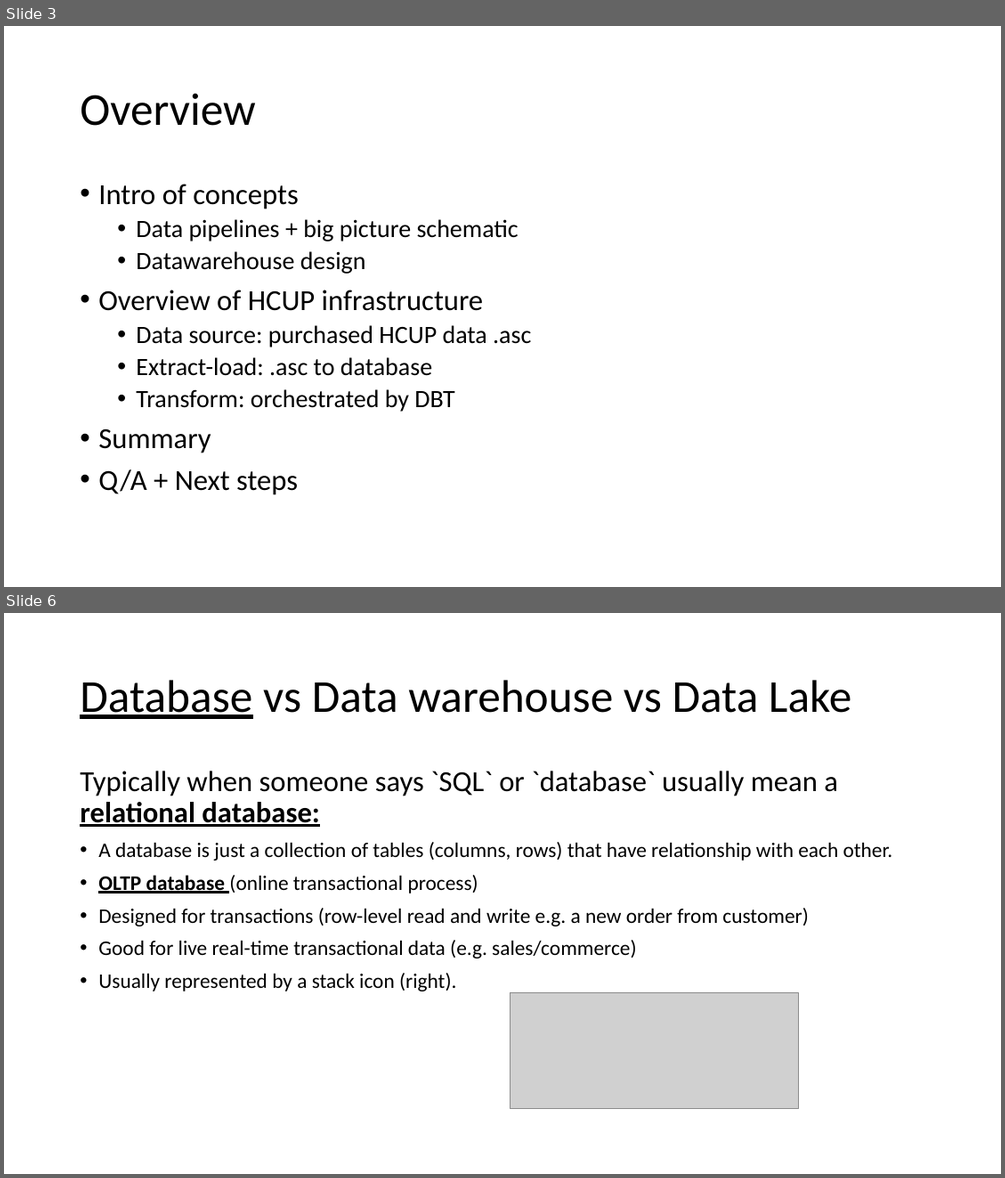
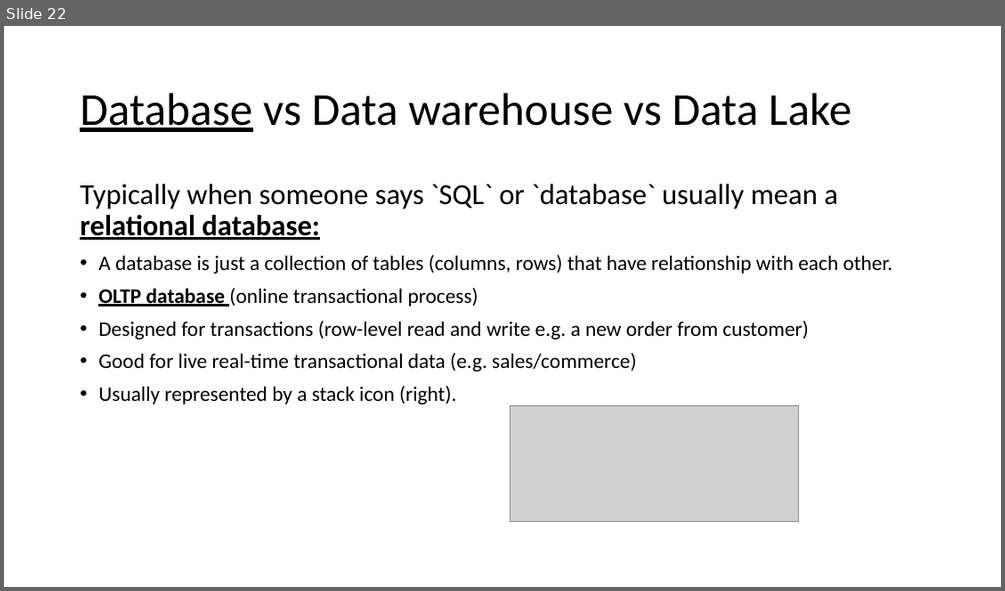
Before and after one commit to federman/hcup-extraction-loading, a slide deck: documents/presentations/2023-04-12 Weekly forum RL.pptx. Shown one above the other, each under a label of ours: slides 3 and 6 before the commit, slide 22 after it; the slides between them are not shown. The pictures are 1005x1178 and 1005x591 pixels, drawn with LibreOffice and Linux fonts; fonts in the diff are those of the drawing; grey boxes stand for pictures. Boxes give left, top, right and bottom in pixels: in the first picture for what was removed or moved away, otherwise in the second. Text is boxed around its words. In the diff, an @@ line names an element or a change of style, - is before the commit and + after.

```diff
--- a/documents/presentations/2023-04-12 Weekly forum RL.pptx
+++ b/documents/presentations/2023-04-12 Weekly forum RL.pptx
@@ slide 3 removed at <box>4,26,1001,587</box>, background #FFFFFF @@
@@ title removed at <box>80,93,255,126</box> @@
-Overview
@@ text removed at <box>98,184,531,495</box> @@
-• Intro of concepts
-  • Data pipelines + big picture schematic
-  • Datawarehouse design
-• Overview of HCUP infrastructure
-  • Data source: purchased HCUP data .asc
-  • Extract-load: .asc to database
-  • Transform: orchestrated by DBT
-• Summary
-• Q/A + Next steps
@@ what was slide 6 is now slide 22 @@
```
Also in this commit, not shown: 4 slides changed, 14 slides added, 3 other slides removed.
